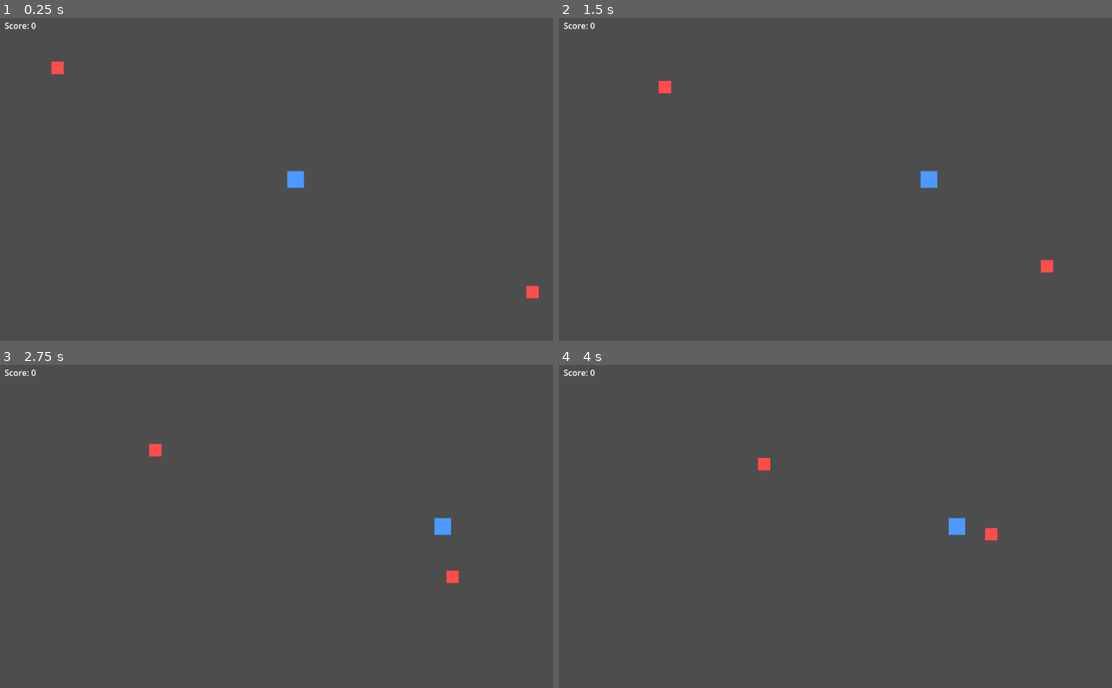
Above: before the commit, frames 1-4 (two rows, left to right).
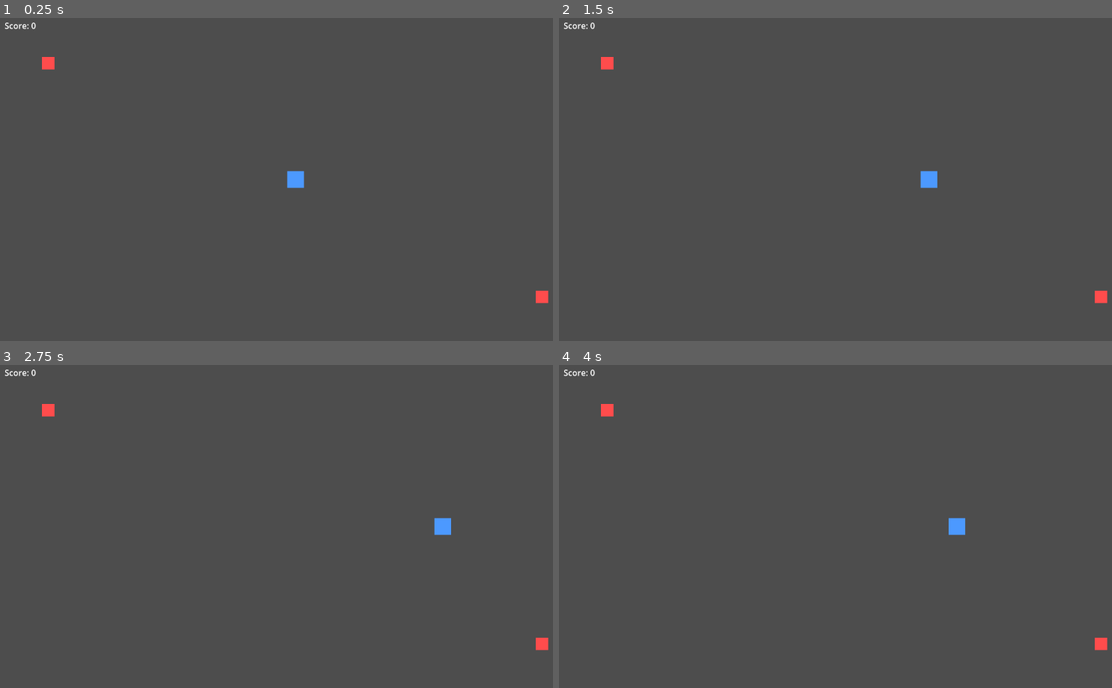
Above: after the commit, the same moments.

Repository: YodaTheCoder/godot-agent-bench
Game: Godot game, scene res://scenes/main.tscn
Two runs of this game, one before a commit and one after it. Both use one fixed random seed, a clock stepped at 60 frames per second and the inputs below.
Inputs (mouse positions are in pixels of both pictures, inside the frame that each line leads up to):
- Up to frame 1 (0.25 s): no input
- Up to frame 2 (1.5 s): tap Enter (ui_accept) at 0.5, 0.77 s; move the mouse to (984, 163) at 0.52 s; hold Right (ui_right) 0.53-1.25 s; hold Shift 0.53-1.25 s; click (984, 163) at 0.67 s; drag from (735, 195) to (824, 247) at 1.27 s
- Up to frame 3 (2.75 s): move the mouse to (353, 452) at 2.02 s; hold Right (ui_right) from 2.03 s (still down); tap Ctrl at 2.1 s
- Up to frame 4 (4 s): release Right (ui_right) at 2.75 s; drag from (824, 594) to (675, 474) at 2.77 s; move the mouse to (1034, 578) at 3.52 s; hold Left (ui_left) from 3.53 s (still down); tap Alt at 3.6 s; tap Enter (ui_accept) at 3.77 s

The runs differ from the first frame. In frame 1, 0.3% of the frame differs, in the area x 7-100%, y 12-89%; in frame 2, 0.4%; in frame 3, 0.4%; in frame 4, 0.4%.
Error after the commit: Parse Error: Member "enemy_died" is not a function. (res://scripts/enemy.gd:27)

Commit message:
e5-laguna-ctx64k-20261108131407 009-event-bus r3

Diff:
--- a/project.godot
+++ b/project.godot
@@ -16,6 +16,7 @@
 
 [autoload]
 
+Events="*res://scripts/events.gd"
 ScoreManager="*res://scripts/score_manager.gd"
 
 [editor_plugins]
--- a/scripts/enemy.gd
+++ b/scripts/enemy.gd
@@ -24,5 +24,5 @@
 
 
 func _on_health_died() -> void:
-	ScoreManager.add_points(points)
+	Events.enemy_died(points)
 	queue_free()
--- /dev/null
+++ b/scripts/events.gd
@@ -0,0 +1,4 @@
+extends Node
+
+@warning_ignore("unused_signal")
+signal enemy_died(points: int)
--- a/scripts/score_manager.gd
+++ b/scripts/score_manager.gd
@@ -1,6 +1,10 @@
 extends Node
 
 var score: int
+
+
+func _ready() -> void:
+	Events.enemy_died.connect(add_points)
 
 
 func add_points(n: int) -> void:
